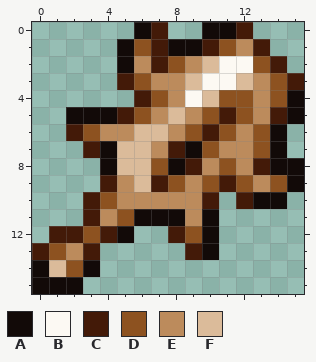
Pixel-art sprite: Items/Melee/ClubFish.png. Above is the file before it was changed.
The file is 32x32 pixels, drawn in blocks of 2x2; one block is one cell here.
Palette (. is transparent): A #120a08  B #fcf9f3  C #431a08  D #8d5220  E #bc8b5c  F #dbbb9a
Pixels before, first column x 0:
 0 ......AC..AAC...
 1 .....ADCAACDEC..
 2 .....AECDEFBBDC.
 3 .....CDEEFBBFEDC
 4 ......CDEBFDDEDA
 5 ..AAACDEFEDCDECA
 6 ..CDEEFFEDCDEDA.
 7 ...CAFFECADEEDA.
 8 ....AFFDACEDECAA
 9 ....CEFCDEDCDEDA
10 ...CDEEEEEC.CAA.
11 ...CEDAAAEA.....
12 .CCDCA..CDA.....
13 CDEC.....CA.....
14 AFDA............
15 AAA.............
After the commit:
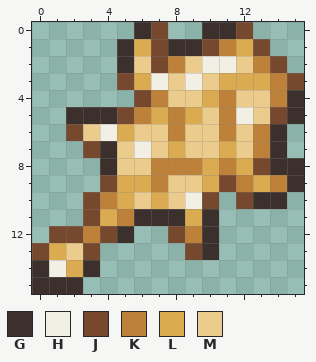
Colours new in this view: G #3b302b  H #f2f0e4  J #76482d  K #be8139  L #dbab51  M #ebcc8d
Edits made:
Changed rows in their new state; - is an unchanged pixel.
first column x 0:
 0 ------GJ--GGJ---
 1 -----GLJGGJKLJ--
 2 -----GMJKMHHMKJ-
 3 -----JLHMHMLLLKJ
 4 ------JKMMLKMMKG
 5 --GGGJKLKLMKHMJG
 6 --JMHLMMKMMKMKG-
 7 ---JGMHMLMMLMKG-
 8 ----GMMKKKLKLJGG
 9 ----JLLKMMLJKLKG
10 ---JKLMLMHJ-JGG-
11 ---JLKGGGLG-----
12 -JJKJG--JKG-----
13 JLMJ-----JG-----
14 GHLG------------
15 GGG-------------
